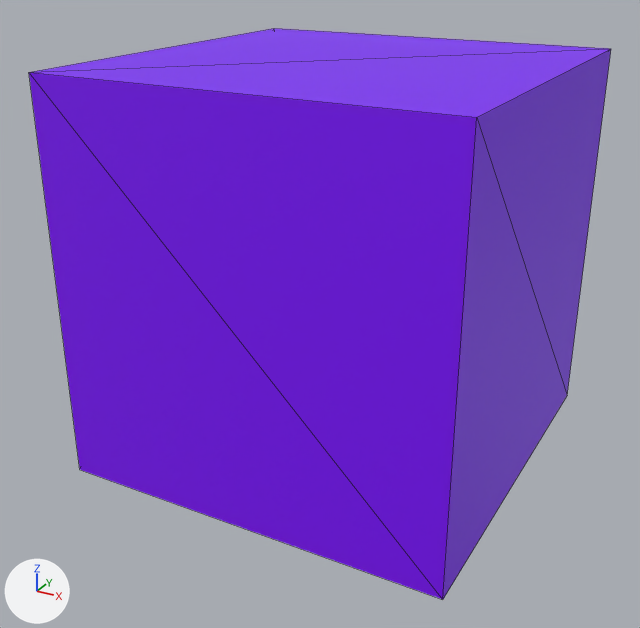
The glTF model Models/ModelDaniel/Puzzel/Tegel7.gltf, before and after one commit.
One viewpoint serves both versions: a camera (50 mm lens) standing at (-0.695, -0.914, 1.822) and looking at (-0.895, -0.551, 1.641). Arrows for +X, +Y and +Z are at lower left; the lights stay in place. Mesh edges are drawn as thin lines. Where no turn or scale is listed for an object, it has been applied to the vertices.
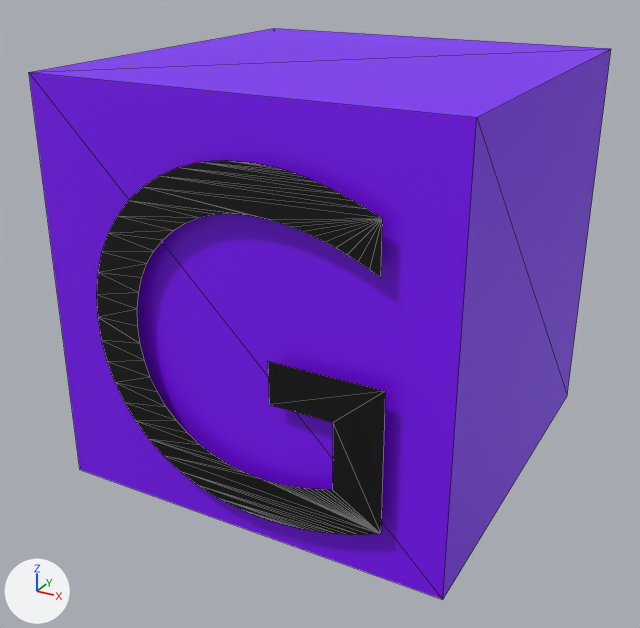
The change, as JSON lines over the scene's bpy script:
```json
{"op": "add", "block": "mat_material_012", "code": ["mat_material_012 = principled_material('Material.012')", "mat_material_012.base_color = (0.0, 0.0, 0.0)  # black #000000"]}
{"op": "add", "block": "me_text_010", "code": ["me_text_010 = bpy.data.meshes.new('Text.010')", "me_text_010.from_pydata(...)  # 102 vertices, 100 faces; spans x 0.012..0.155, y 0.0, z -0.002..0.159", "me_text_010.materials.append(mat_material_012)  # black #000000"]}
{"op": "add", "block": "ob_text_010", "code": ["ob_text_010 = bpy.data.objects.new('Text.010', me_text_010)", "ob_text_010.location = (-0.9722, -0.6404, 1.5817)"]}
```

Location of each change, (x1, y1, x2, y2) in pixels of the pictures (640 x 628 px):
```json
{"object": "Text.010", "change": "added", "after": [96, 160, 385, 534], "on screen": "black"}
```
